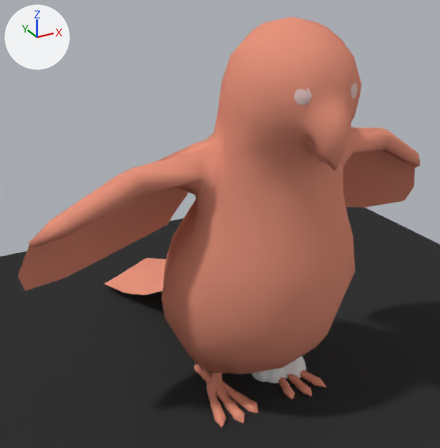
A saved change to the Blender file Game/Bird.blend.
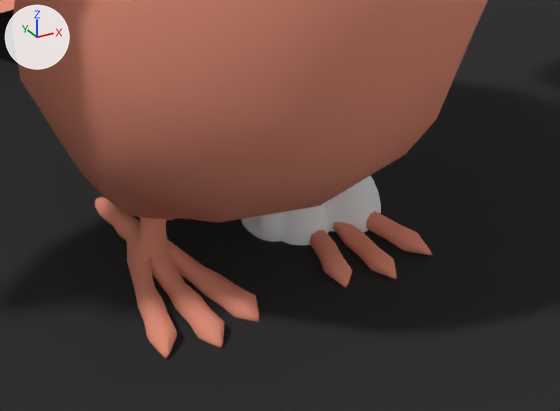
The first picture shows the older version from a 50 mm lens placed at (-13.06, -20.43, 19.02), pointed at (0.16, 3.61, 7.0). The close-ups show both versions on the part from 36% to 85% of the width and 64% to 100% of the height of that picture; other places that the commit changed are outside them. Arrows for +X, +Y and +Z are at upper left; the lights stay in place.

Names of what the first close-up shows: 'Bi_Mesh', 'G_Shell', 'Plane'.
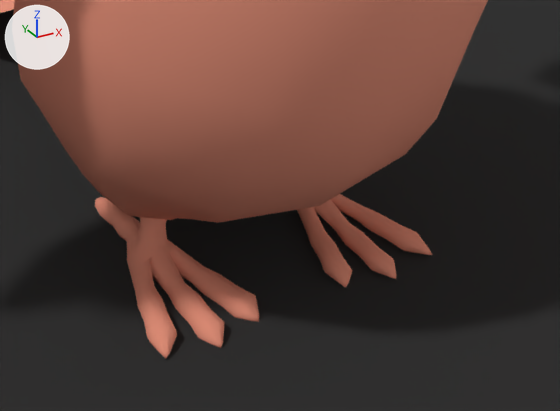
ob_shell is not drawn itself; it is the parent of ob_grasphook_shell, ob_music_shell, ob_occupier_shell, ob_cargohook_shell.

The change in detail:
col_g_shell (col_g_shell) loses the line: col_g_shell.objects.link(ob_shell)
col_g_shell (col_g_shell) loses the line: col_g_shell.objects.link(ob_grasphook_shell)
col_g_shell (col_g_shell) loses the line: col_g_shell.objects.link(ob_music_shell)
col_g_shell (col_g_shell) loses the line: col_g_shell.objects.link(ob_occupier_shell)
col_g_shell (col_g_shell) loses the line: col_g_shell.objects.link(ob_cargohook_shell)
Object 'Shell' (ob_shell) is deleted.
Object 'GraspHook_Shell' (ob_grasphook_shell) is deleted.
Object 'Music_Shell' (ob_music_shell) is deleted.
Object 'Occupier_Shell' (ob_occupier_shell) is deleted.
Object 'CargoHook_Shell' (ob_cargohook_shell) is deleted.

Location of each change, [x1, y1, x2, y2] in pixels of the close-ups (560 x 411 px):
'G_Shell', deleted: before [241, 176, 381, 245]
